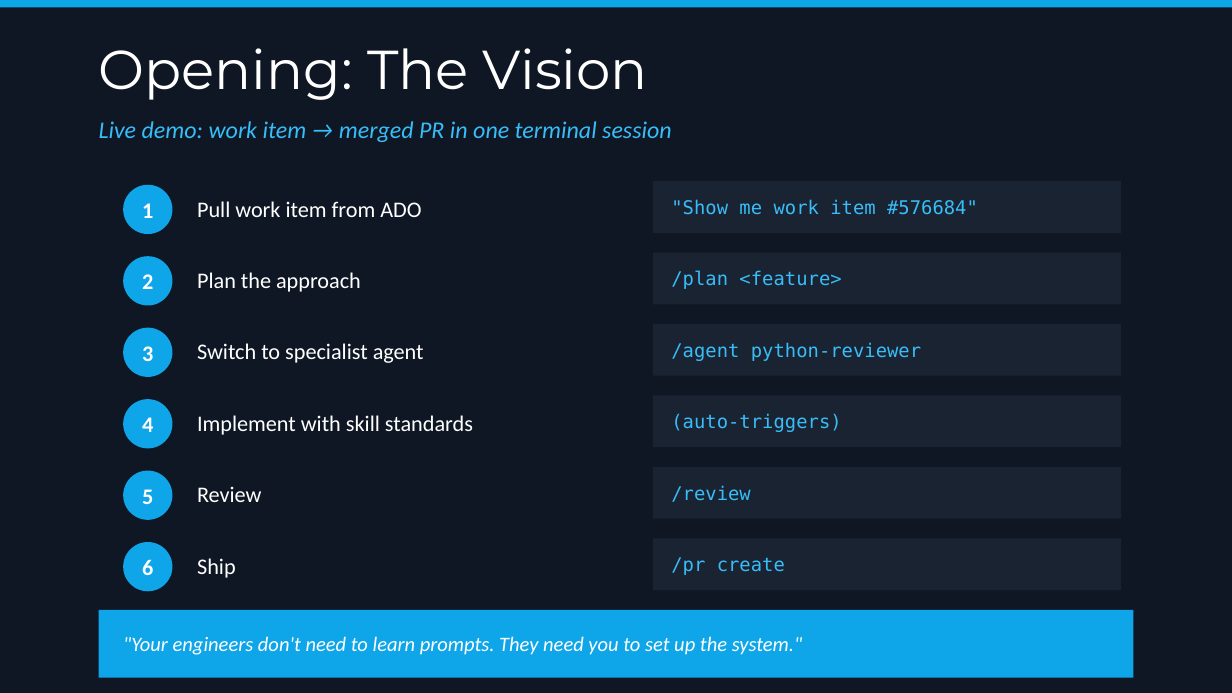
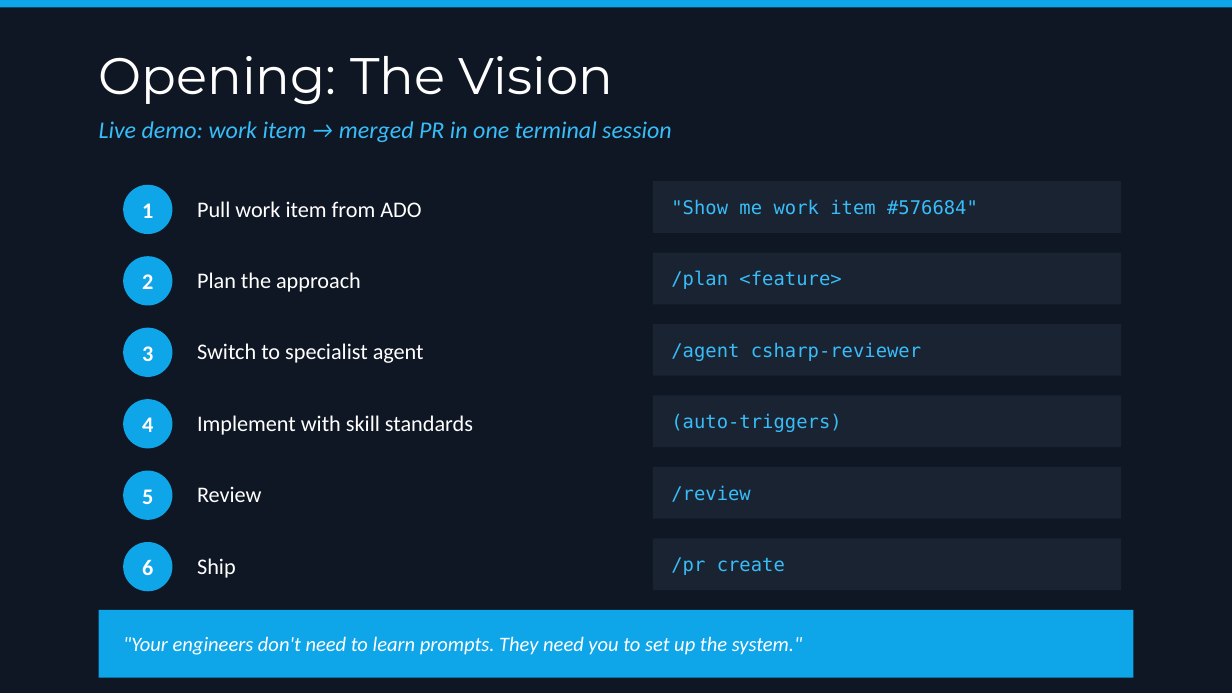
Before and after one commit to bubuding0809/copilot-cli-for-beginners, a slide deck: slide 5 of WORKSHOP-PRESENTATION.pptx (slide 6 before the commit). Drawn at 1232x693 pixels with LibreOffice and Linux fonts; fonts in the diff are those of the drawing. Boxes give left, top, right and bottom in pixels: in the first picture for what was removed or moved away, otherwise in the second. Text is boxed around its words. In the diff, an @@ line names an element or a change of style, - is before the commit and + after.

```diff
--- a/WORKSHOP-PRESENTATION.pptx
+++ b/WORKSHOP-PRESENTATION.pptx
@@ text "Opening: The Vision" at [99, 56, 613, 105]: size 32 to 30 pt @@
@@ text at [671, 342, 921, 361]: text changed @@
-/agent python-reviewer
+/agent csharp-reviewer
```
Also in this commit, not shown: 9 other slides changed, 11 slides added, 5 slides removed, 1 other file.
